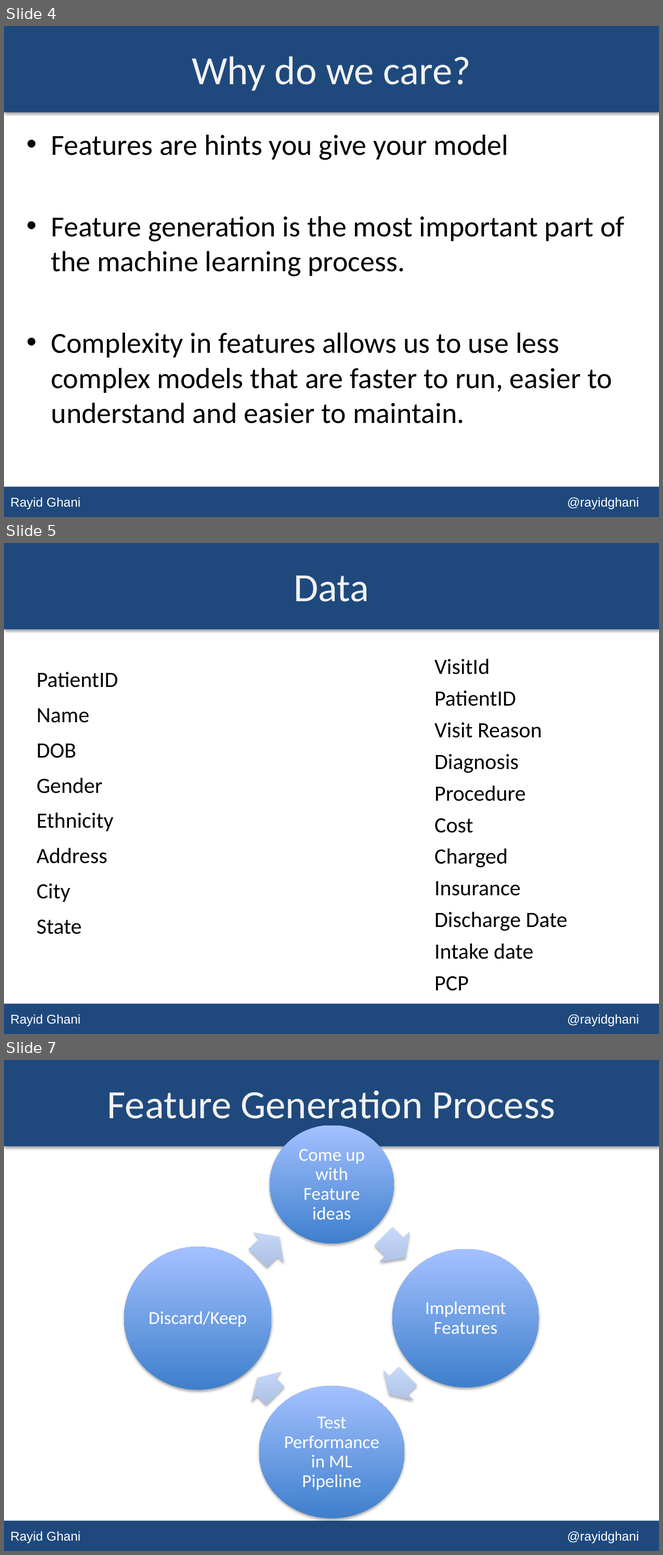
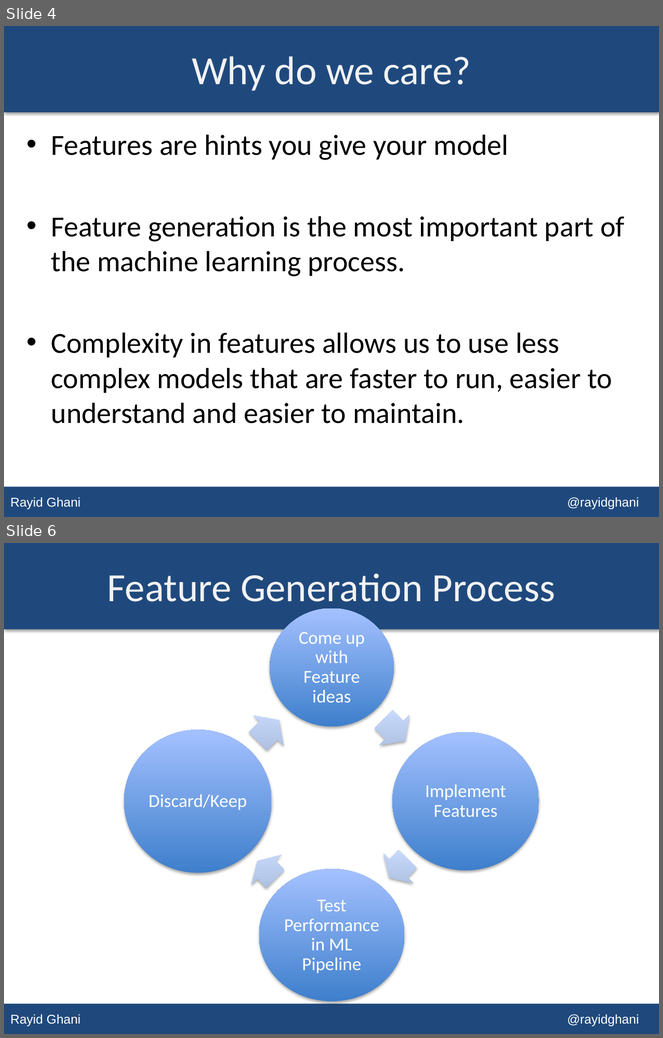
Before and after one commit to dssg/MLforPublicPolicy, a slide deck: Lectures/Lecture 10 - Features.pptx. Shown one above the other, each under a label of ours: slides 4, 5 and 7 before the commit, slides 4 and 6 after it; the slides between them are not shown. The pictures are 663x1555 and 663x1038 pixels, drawn with LibreOffice and Linux fonts; fonts in the diff are those of the drawing. Boxes give left, top, right and bottom in pixels: in the first picture for what was removed or moved away, otherwise in the second. Text is boxed around its words. In the diff, an @@ line names an element or a change of style, - is before the commit and + after.

```diff
--- a/Lectures/Lecture 10 - Features.pptx
+++ b/Lectures/Lecture 10 - Features.pptx
@@ slide 5 removed at [4,543,659,1034], background #FFFFFF; not listed: 2 template elements that a slide beside it also shows @@
@@ title removed at [294,575,369,602] @@
-Data
@@ table removed at [434,649,627,996], 11 rows, 1 columns @@
-VisitId
-PatientID
-Visit Reason
-Diagnosis
-Procedure
-Cost
-Charged
-Insurance
-Discharge Date
-Intake date
-PCP
@@ table removed at [35,658,178,941], 8 rows, 1 columns @@
-PatientID
-Name
-DOB
-Gender
-Ethnicity
-Address
-City
-State
@@ what was slide 7 is now slide 6 @@
```
Also in this commit, not shown: 5 slides changed, 1 slide added, 3 other files.
